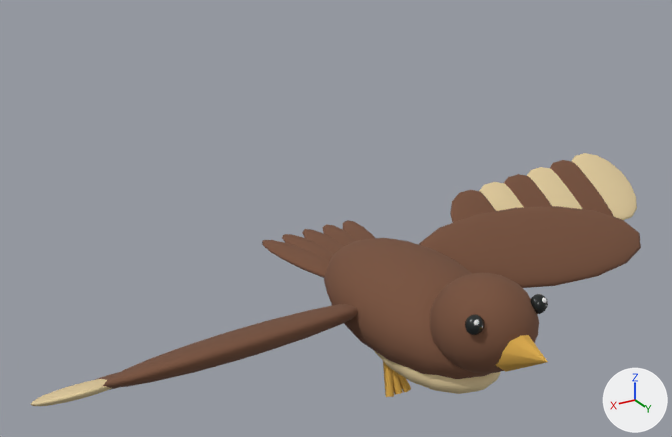
A saved change to the glTF model public/models/hawk.glb.
Rendered twice from a 50 mm lens placed at (4.26, 5.8, 3.88), pointed at (0.57, -0.35, 0.8). Arrows for +X, +Y and +Z are at lower right; the lights stay in place. The first picture is the older version. Both versions are drawn at frame 2 of the action 'strike'; the numbers are the values there.

The first picture shows 'Beak', 'Body', 'Breast', 'Eye-1', 'Feather-1_1', 'Feather1_1', 'Skull', 'WingBone-1', 'WingBone1' and 2 more.
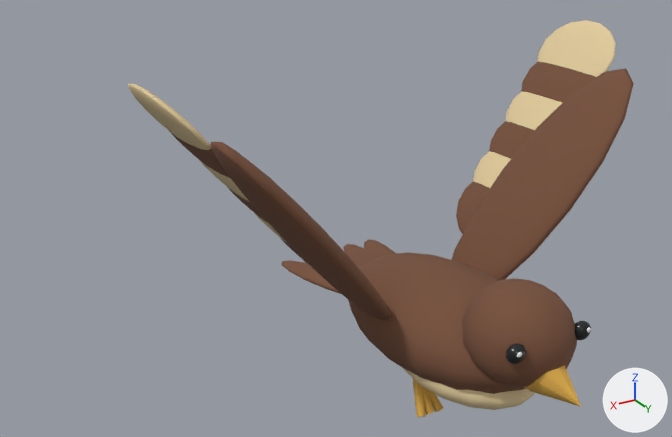
ob_visual is not drawn itself; it is the parent of ob_breast, ob_head, ob_wingl, ob_wingr, ob_body, ob_talon_1_0.
ob_head is not drawn itself; it is the parent of ob_skull, ob_beak, ob_eye_1, ob_glint_1.
ob_wingl is not drawn itself; it is the parent of ob_wingbone_1, ob_feather_1_1.
ob_wingr is not drawn itself; it is the parent of ob_wingbone1, ob_feather1_1.

Location of each change, [x1, y1, x2, y2] in pixels of the pictures (672 x 437 px):
'WingBone-1', moved, turned: before [419, 160, 641, 288]; after [452, 62, 634, 281]
'Body', moved: before [262, 220, 491, 379]; after [281, 239, 523, 394]
'WingBone1', moved, turned: before [95, 304, 358, 390]; after [169, 131, 391, 320]
'Skull', moved, turned: before [430, 273, 539, 374]; after [462, 278, 577, 389]
'Feather-1_1', moved, turned: before [479, 153, 637, 220]; after [473, 20, 616, 188]
'Feather1_1', moved, turned: before [31, 379, 111, 406]; after [128, 84, 287, 243]
'Breast', moved: before [375, 351, 500, 394]; after [402, 367, 535, 410]
'Beak', moved, turned: before [496, 335, 548, 372]; after [524, 365, 581, 407]
'Talon-1_0', moved: before [383, 361, 411, 397]; after [413, 379, 443, 417]
'Eye-1', moved, turned: before [465, 294, 548, 335]; after [506, 321, 591, 364]
'Glint-1', moved, turned: before [474, 298, 546, 325]; after [517, 327, 591, 357]

What the commit changed:
In object 'Visual' (ob_visual), parent goes from ob_hawk to ob_combatmotion.
Object 'Head' (ob_head) turns from (12, 0, 0) to (-14, 0, 0) degrees about x, y and z.
Object 'WingL' (ob_wingl) turns from (-30, 0, 0) to (0, 51, 0) degrees about x, y and z.
Object 'WingR' (ob_wingr) turns from (30, 0, 0) to (0, -51, 0) degrees about x, y and z.
Object 'CombatMotion' (ob_combatmotion) is new.
Its parent is ob_hawk.
Its location is (0.0, 0.267, 0.0345).
Its rotation in degrees is (3.4, 0, 0.1).
